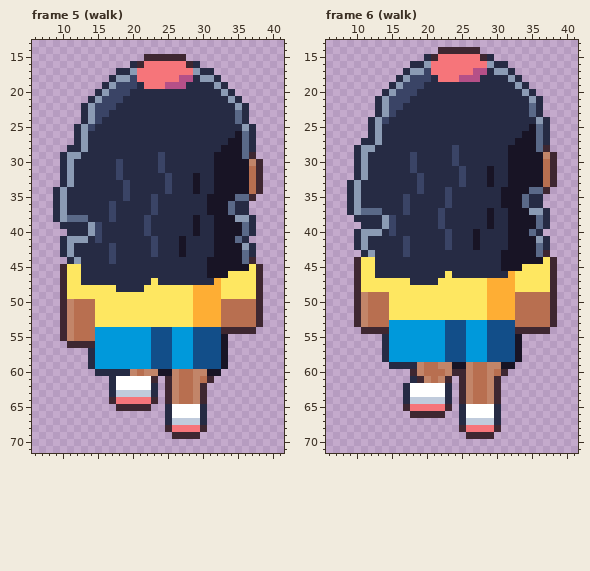
One commit to this pixel-art file: art/road/walker-ada.aseprite. Above, as it was before the edit.
48x72 pixels, 24 frames. Shown: frame 5 (walk): x 6..41, y 13..71; frame 6 (walk): x 6..41, y 13..71. The commit also changed other frames, which this record leaves out.
Once edited:
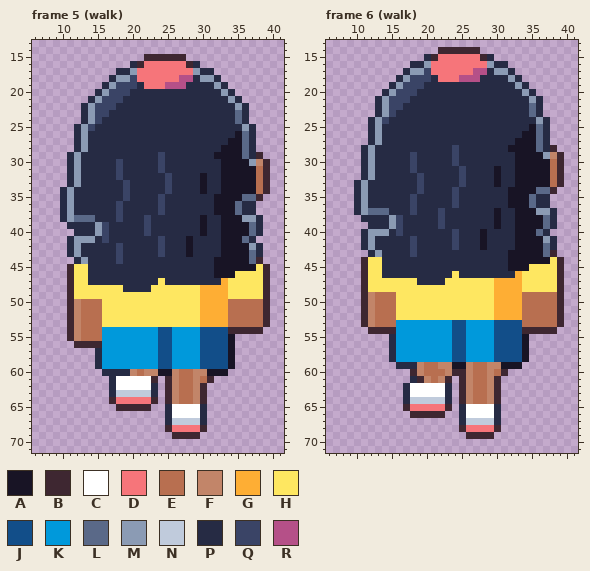
Palette (. is transparent): A #181425  B #3e2731  C #ffffff  D #f6757a  E #b86f50  F #c28569  G #feae34  H #fee761  J #124e89  K #0099db  L #5a6988  M #8b9bb4  N #c0cbdc  P #262b44  Q #3a4466  R #b55088
Change:
Changed rows in their new state; - is an unchanged pixel.
Frame 5 (walk):
first column x 9:
28 --.----------------------------
29 -.P-------------------------PB-
30 -.PM-------------------P----MFB
31 -.PM-------------------P----AEB
32 -.PM----------------PA-P----AEB
33 -.PM----------------PA-P----AEB
34 .PM-----------------PA-P----AEB
35 .PM-----------PQ------P---A-LB-
36 .PM-----PQ----PQ------P--AL-P--
37 .PM-----PQ----PQ------P--AL-P--
38 .PM--L--PQ----------PA-P--A-MP-
39 -.---PMQ------------PA-P---ALP-
40 --.--PMQ------------PA-P---ALP-
41 -.P--MPQ------PQ--PA---P--ALP--
42 -.PM----PQ----PQ--PA---P---AMP-
43 -.PM----PQ----PQ--PA---P---ALP-
44 --.PM---PQ------------P----ALB-
45 -.B-H-----------------P-----AHB
46 -.B-H-----------------P--A---HB
47 -.B-H---------PH-------PG----HB
48 -.B------H---P------H---G----HB
49 -.B-----------------H---G----HB
50 -.BF--E-------------H---G----EB
51 -.BF--E-------------H---G----EB
52 -.BF--E-------------H---G----EB
53 -.BF--E-------------H---G----EB
54 -.BF--E-------K-----K---J----B-
55 -.BF--E-------K-----K---JA-----
56 --.---B-------K-----K---JA-----
57 -----.P-------K-----K---JA-----
58 -----.P-------K-----K---JA-----
59 -----.P-------K-----K---JA-----
60 ------.-----------------A------
Frame 6 (walk):
first column x 9:
27 --.----------------------------
28 -.P-------------------------PB-
29 -.PM-------------------P----MFB
30 -.PM-------------------P----AEB
31 -.PM----------------PA-P----AEB
32 -.PM----------------PA-P----AEB
33 .PM-----------------PA-P----AEB
34 .PM-----------PQ------P---A-LB-
35 .PM-----PQ----PQ------P--AL-P--
36 .PM-----PQ----PQ------P--AL-P--
37 .PM--L--PQ----------PA-P--A-MP-
38 -.---PMQ------------PA-P---ALP-
39 --.--PMQ------------PA-P---ALP-
40 -.P--MPQ------PQ--PA---P--ALP--
41 -.PM----PQ----PQ--PA---P---AMP-
42 -.PM----PQ----PQ--PA---P---ALP-
43 --.PM---PQ------------P----ALB-
44 -.B-H-----------------P-----AHB
45 -.B-H-----------------P--A---HB
46 -.B-H---------PH-------PG----HB
47 -.B------H---P------H---G----HB
48 -.B-----------------H---G----HB
49 -.BF--E-------------H---G----EB
50 -.BF--E-------------H---G----EB
51 -.BF--E-------------H---G----EB
52 -.BF--E-------------H---G----EB
53 -.BF--E-------K-----K---J----EB
54 --.---B-------K-----K---J----B-
55 -----.P-------K-----K---JA-----
56 -----.P-------K-----K---JA-----
57 -----.P-------K-----K---JA-----
58 -----.P-------K-----K---JA-----
59 ------.-----------------A------
